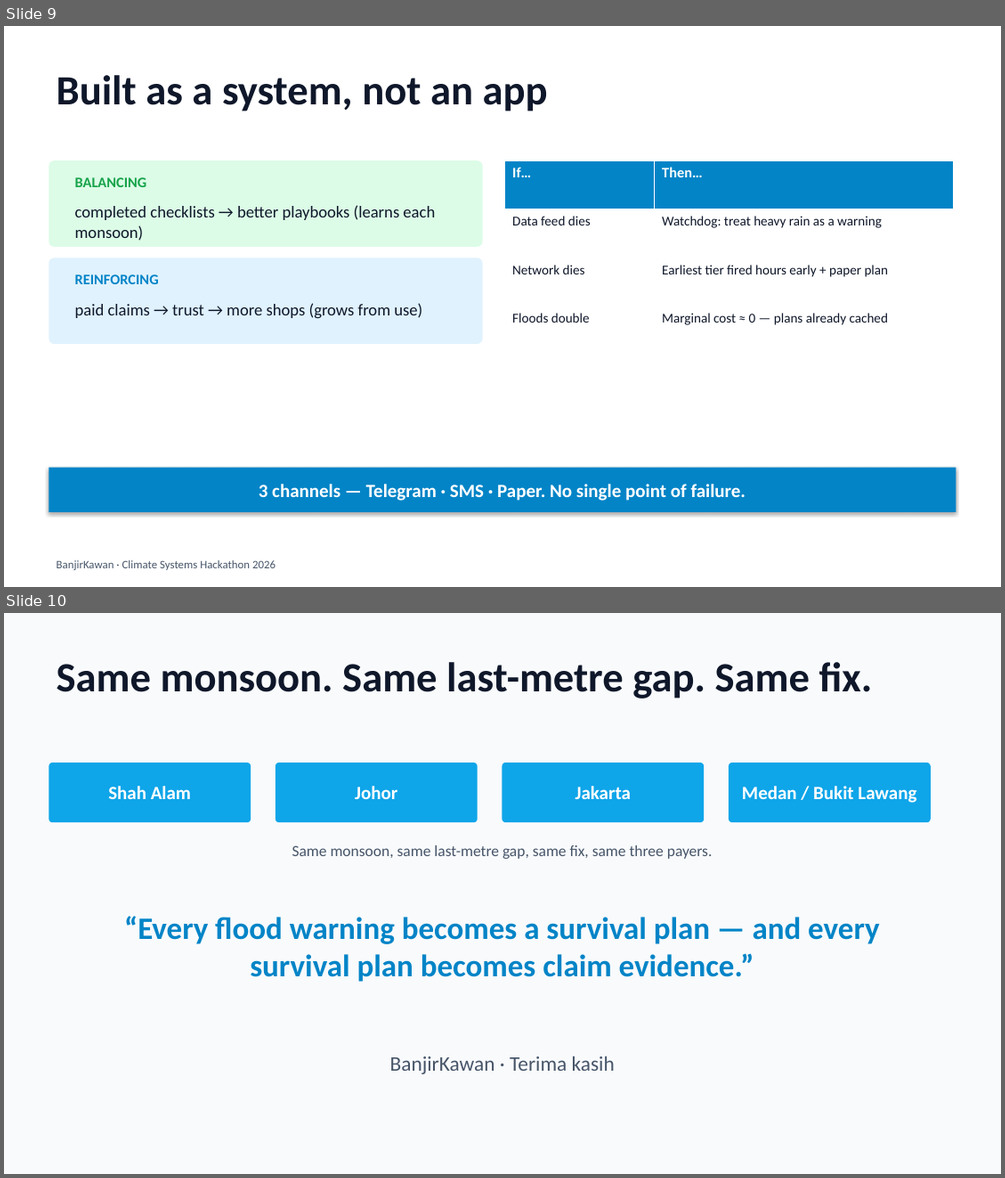
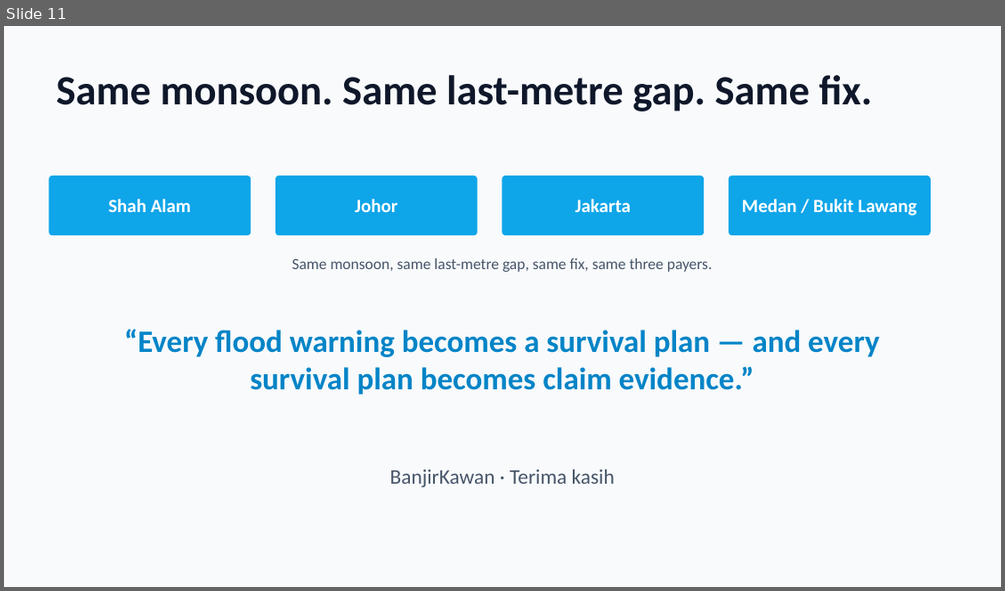
Before and after one commit to jhjh1214/BanjirKawan, a slide deck: docs/BanjirKawan.pptx. Shown one above the other, each under a label of ours: slides 9 and 10 before the commit, slide 11 after it. The pictures are 1005x1178 and 1005x591 pixels, drawn with LibreOffice and Linux fonts; fonts in the diff are those of the drawing. Boxes give left, top, right and bottom in pixels: in the first picture for what was removed or moved away, otherwise in the second. Text is boxed around its words. In the diff, an @@ line names an element or a change of style, - is before the commit and + after.

```diff
--- a/docs/BanjirKawan.pptx
+++ b/docs/BanjirKawan.pptx
@@ slide 9 removed at (x1=4, y1=26, x2=1001, y2=587), background #FFFFFF @@
@@ rectangle removed at (x1=4, y1=26, x2=1001, y2=587) @@
@@ text removed at (x1=57, y1=75, x2=548, y2=111) @@
-Built as a system, not an app
@@ rounded rectangle removed at (x1=48, y1=160, x2=483, y2=247) @@
@@ text removed at (x1=75, y1=177, x2=147, y2=187) @@
-BALANCING
@@ table removed at (x1=505, y1=160, x2=954, y2=355), 4 rows, 2 columns @@
-If… | Then…
-Data feed dies | Watchdog: treat heavy rain as a warning
-Network dies | Earliest tier fired hours early + paper plan
-Floods double | Marginal cost ≈ 0 — plans already cached
@@ text removed at (x1=75, y1=205, x2=435, y2=240) @@
-completed checklists → better playbooks (learns each monsoon)
@@ rounded rectangle removed at (x1=48, y1=257, x2=483, y2=344) @@
@@ text removed at (x1=75, y1=274, x2=159, y2=284) @@
-REINFORCING
@@ text removed at (x1=75, y1=303, x2=422, y2=318) @@
-paid claims → trust → more shops (grows from use)
@@ rectangle removed at (x1=48, y1=467, x2=956, y2=512) @@
-3 channels — Telegram · SMS · Paper. No single point of failure.
@@ text removed at (x1=57, y1=560, x2=275, y2=570) @@
-BanjirKawan · Climate Systems Hackathon 2026
@@ what was slide 10 is now slide 11 @@
```
Also in this commit, not shown: 1 slide changed, 2 slides added, 2 other files.
